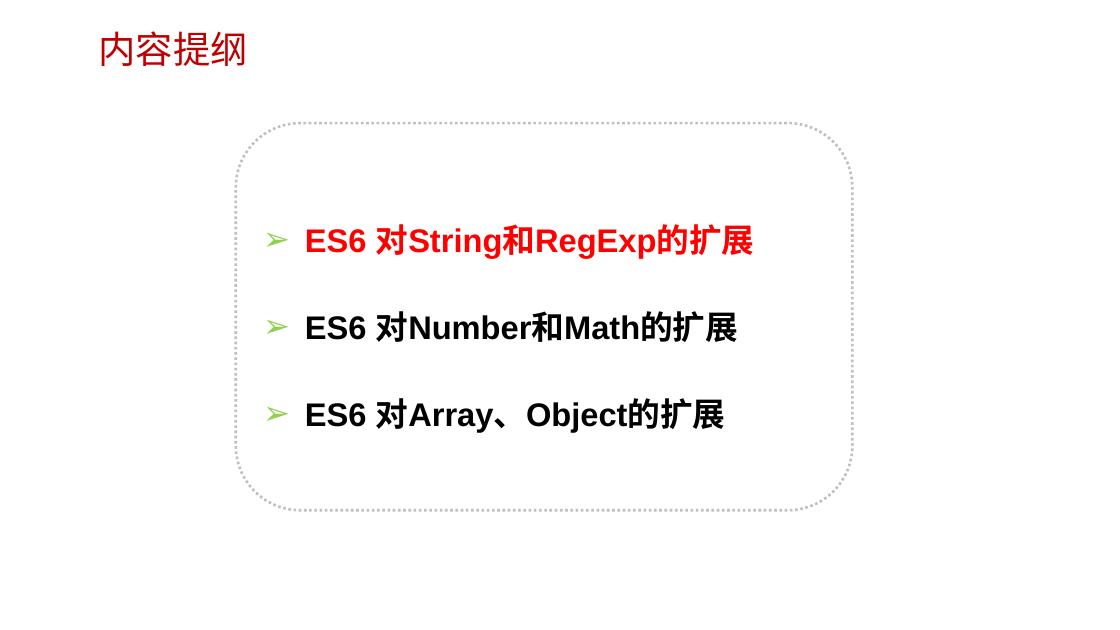
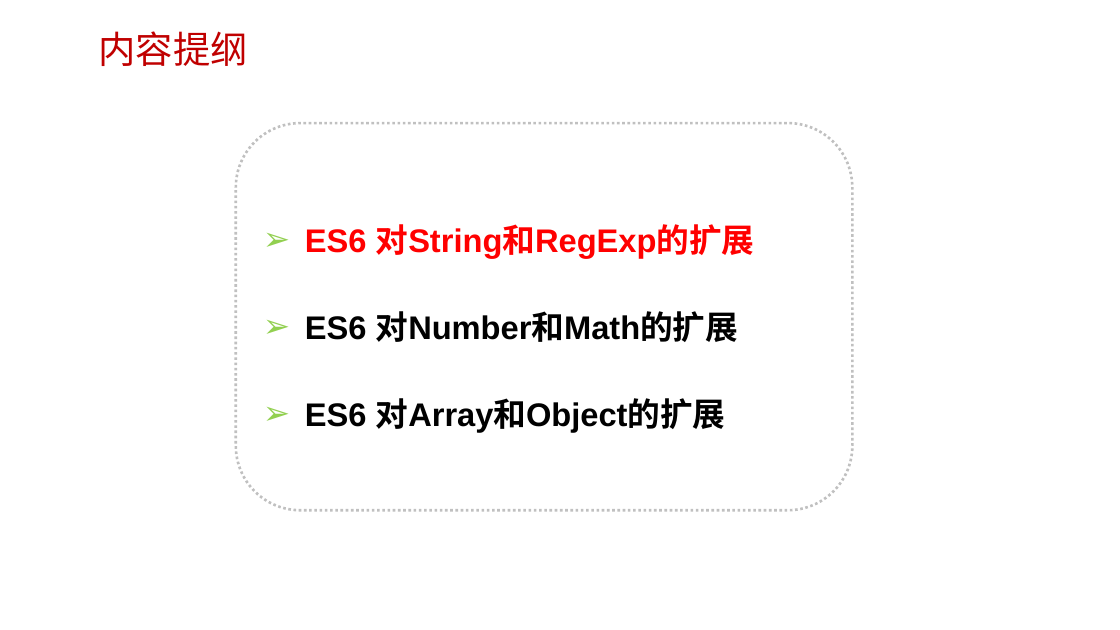
Before and after one commit to edu2act/course-javascript-advanced, a slide deck: slide 3 of 课程PPT/14.ECMAScript 6 二.pptx. Drawn at 1120x630 pixels with LibreOffice and Linux fonts; fonts in the diff are those of the drawing; background and template pictures are left out. Boxes give left, top, right and bottom in pixels: in the first picture for what was removed or moved away, otherwise in the second. Text is boxed around its words. In the diff, an @@ line names an element or a change of style, - is before the commit and + after.

```diff
--- a/课程PPT/14.ECMAScript 6 二.pptx
+++ b/课程PPT/14.ECMAScript 6 二.pptx
@@ text in rounded rectangle at bbox=[305, 398, 726, 433]: text changed @@
-➢ ES6 对Array、Object的扩展
+➢ ES6 对Array和Object的扩展
```
Also in this commit, not shown: 13 other slides changed, 1 slide added, 8 other files.
